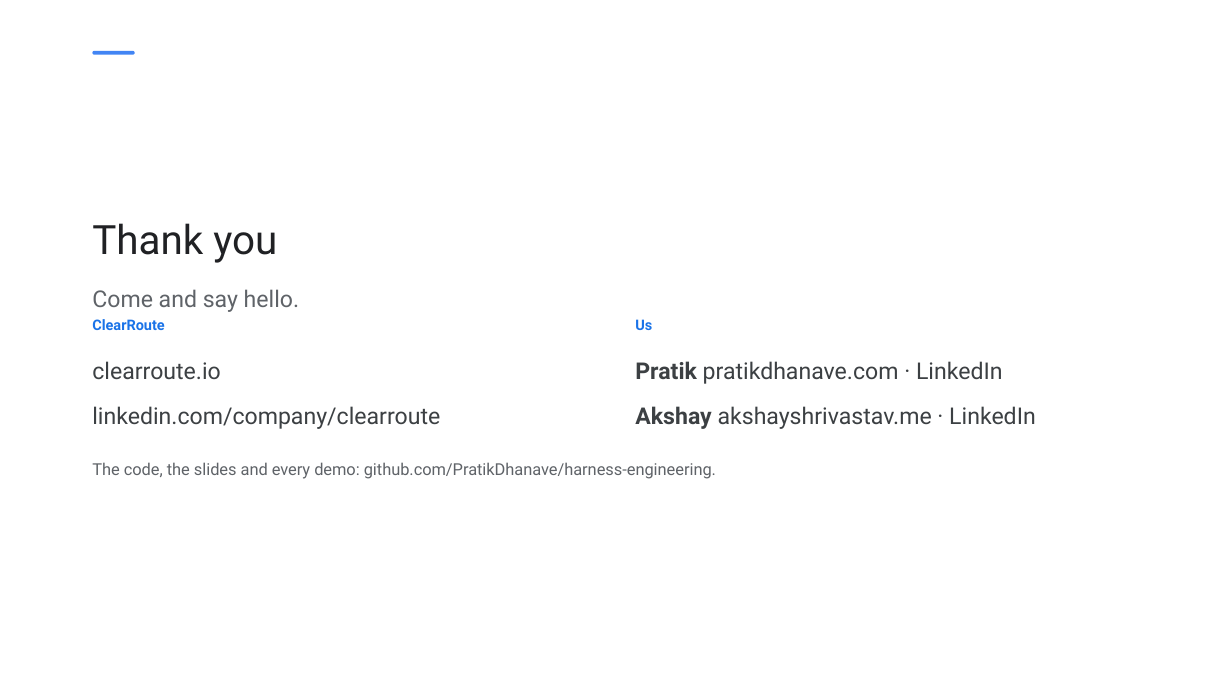
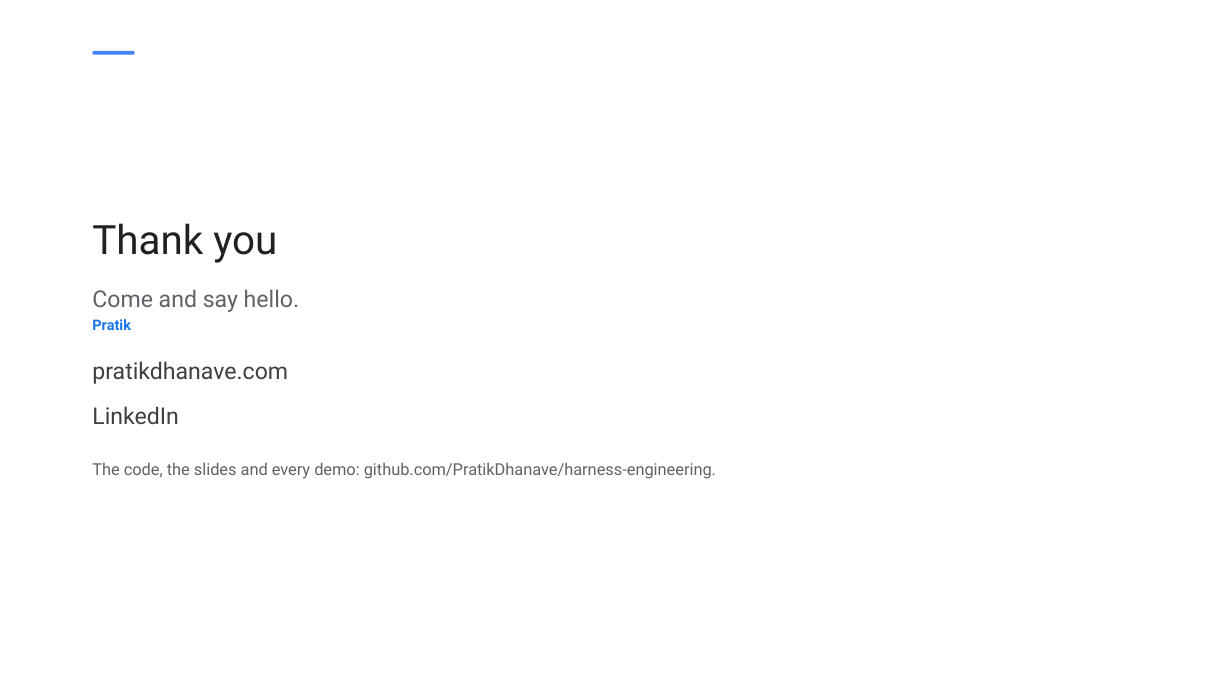
Before and after one commit to PratikDhanave/harness-engineering, a slide deck: slide 68 of docs/presentation/harness-engineering.pptx (slide 65 before the commit). Drawn at 1232x693 pixels with LibreOffice and Linux fonts; fonts in the diff are those of the drawing. Boxes give left, top, right and bottom in pixels: in the first picture for what was removed or moved away, otherwise in the second. Text is boxed around its words. In the diff, an @@ line names an element or a change of style, - is before the commit and + after.

```diff
--- a/docs/presentation/harness-engineering.pptx
+++ b/docs/presentation/harness-engineering.pptx
@@ text at <box>92,319,131,330</box>: text changed @@
-ClearRoute
+Pratik
@@ text removed at <box>635,319,652,330</box> @@
-Us
@@ text at <box>92,361,288,384</box>: text changed @@
-clearroute.io
+pratikdhanave.com
@@ text removed at <box>635,361,1003,384</box> @@
-Pratik pratikdhanave.com · LinkedIn
@@ text at <box>92,406,178,424</box>: text changed @@
-linkedin.com/company/clearroute
+LinkedIn
@@ text removed at <box>635,406,1036,429</box> @@
-Akshay akshayshrivastav.me · LinkedIn
```
Also in this commit, not shown: 5 other slides changed, 3 slides added, 14 other files.
